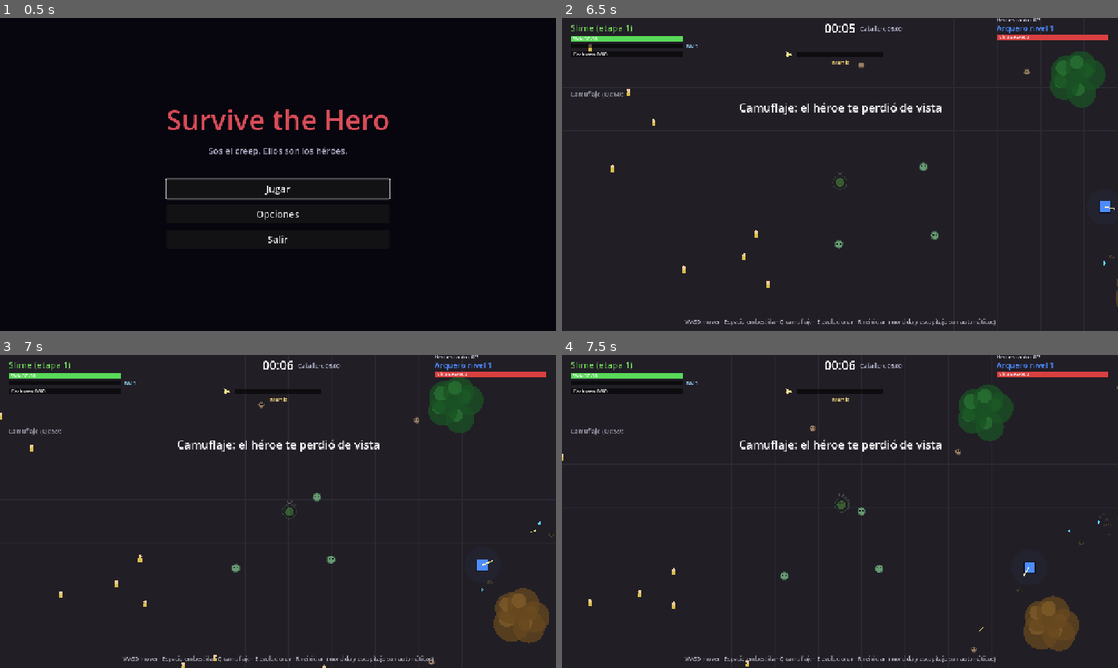
Above: before the commit, frames 1-4 (two rows, left to right).
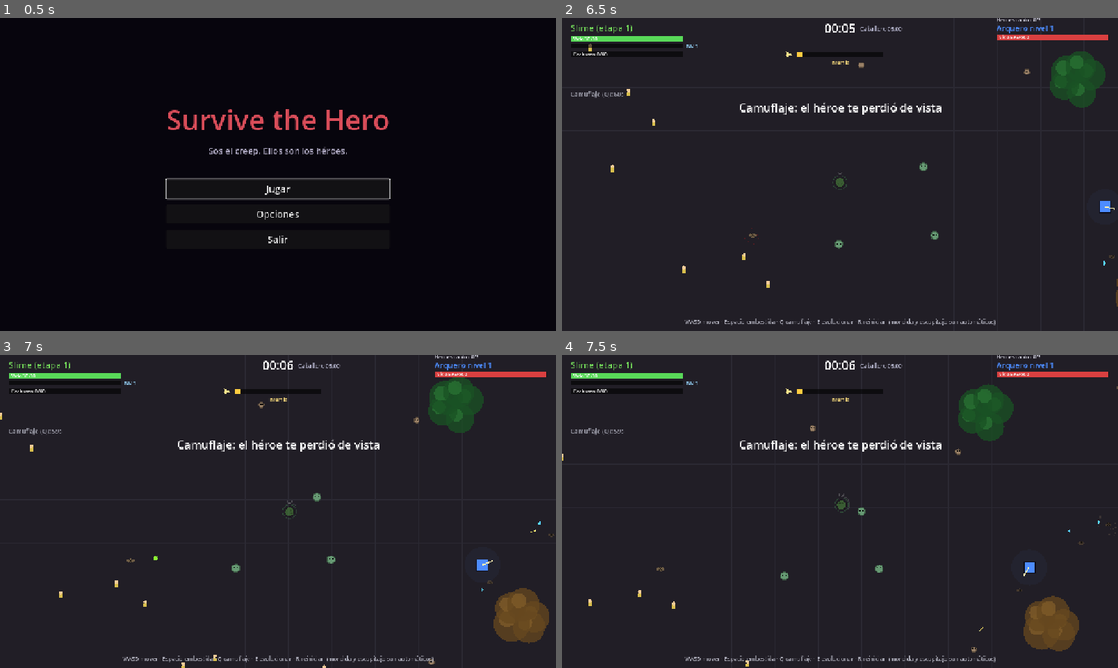
Above: after the commit, the same moments.

Repository: FedeOsorio/survive-the-hero
Game: Godot game, scene res://scenes/menu.tscn
The game is run twice, just before and just after one commit, with the same random seed, the same clock (stepped at 60 frames per second) and the same inputs.
Inputs (mouse positions are in pixels of both pictures, inside the frame that each line leads up to):
- Up to frame 1 (0.5 s): no input
- Up to frame 2 (6.5 s): click "Jugar" at 0.5 s; tap Enter (pick_confirm) at 1.25, 4.35 s; move the mouse to (962, 158) at 1.27 s; hold D (move_right) 1.28-2.03 s; tap Space (dash) at 1.35 s; click (962, 158) at 1.42 s; move the mouse to (728, 190) at 2.02 s; hold S (move_down) 2.03-2.78 s; tap 1 (pick_1) at 2.1 s; move the mouse to (895, 105) at 2.77 s; hold D (move_right) 2.78-3.53 s; tap 2 (pick_2) at 2.85 s; move the mouse to (812, 237) at 3.52 s; hold W (move_up) 3.53-4.28 s; tap 3 (pick_3) at 3.6 s; click (812, 237) at 3.67 s; move the mouse to (1006, 221) at 4.27 s; hold A (move_left) 4.28-5.78 s; move the mouse to (673, 127) at 5.02 s; tap C (rally) at 5.1 s; move the mouse to (867, 174) at 5.77 s; hold S (move_down) from 5.78 s (still down); tap Q (stealth) at 5.85 s; click (867, 174) at 5.92 s
- Up to frame 3 (7 s): move the mouse to (194, 433) at 6.52 s; release S (move_down) at 6.53 s; hold D (move_right) from 6.53 s (still down); tap Shift at 6.6 s
- Up to frame 4 (7.5 s): move the mouse to (962, 495) at 7.27 s; release D (move_right) at 7.28 s; hold W (move_up) from 7.28 s (still down); tap Keypad Enter at 7.35 s

Frame 1 is identical in both runs. In frame 2, less than 0.1% of the frame differs, in the area x 32-44%, y 10-73%; in frame 3, less than 0.1%; in frame 4, less than 0.1%, in the area x 17-100%, y 10-71%.

Commit message:
S6: escupitajo a civiles y civiles paralizados con el creep encima
Claude-Session: https://claude.ai/code/session_0131SmXs6jCLqLr1EGxSzfTS

Diff:
--- a/scripts/balance.gd
+++ b/scripts/balance.gd
@@ -72,6 +72,7 @@
 const CIVILIAN_HP := 8.0
 const CIVILIAN_SPEED := 85.0
 const CIVILIAN_FLEE_RADIUS := 220.0
+const CIVILIAN_FREEZE_RADIUS := 50.0 # con el creep tan cerca se paraliza de miedo
 const CIVILIAN_BIOMASS := 12.0
 # Comer civiles hace ruido: el héroe va a investigar el lugar.
 # El grito empieza apenas un civil sale corriendo de vos, no cuando muere.
--- a/scripts/civilian.gd
+++ b/scripts/civilian.gd
@@ -1,5 +1,6 @@
 extends Node2D
-## Civil que deambula por el mapa. Huye del creep (no si estás escondido); comerlo da mucha biomasa.
+## Civil que deambula por el mapa. Huye del creep (no si estás escondido) y, con el creep
+## encima, se paraliza de miedo; comerlo da mucha biomasa.
 ## Al empezar a huir grita y atrae al héroe, que viene a buscarte (a los civiles no los toca).
 
 const B := preload("res://scripts/balance.gd")
@@ -12,6 +13,7 @@
 var _flash := 0.0
 var _fleeing := false
 var _scream_cd := 0.0
+var _frozen := false # el creep está encima: paralizado de miedo
 
 
 func _ready() -> void:
@@ -34,8 +36,11 @@
 		_scream_cd = B.CIVILIAN_SCREAM_COOLDOWN
 		world.raise_alarm(position)
 	_fleeing = flee
-	var dodge := _dodge_dir()
-	if flee:
+	_frozen = d < B.CIVILIAN_FREEZE_RADIUS and not world.player_hidden()
+	var dodge := Vector2.ZERO if flee or _frozen else _dodge_dir()
+	if _frozen:
+		dir = Vector2.ZERO # paralizado: ni huye ni esquiva
+	elif flee:
 		dir = away / d
 	elif dodge != Vector2.ZERO:
 		# esquiva a la horda solo para que se vea: se corre al costado
@@ -76,5 +81,6 @@
 
 func _draw() -> void:
 	var skin := Color.WHITE if _flash > 0.0 else Color(0.95, 0.8, 0.6)
-	draw_rect(Rect2(-4, -2, 8, 9), Color(0.85, 0.75, 0.3))
-	draw_circle(Vector2(0, -5), 4.0, skin)
+	var o := Vector2(randf_range(-1.0, 1.0), 0.0) if _frozen else Vector2.ZERO # tiembla de miedo
+	draw_rect(Rect2(Vector2(-4, -2) + o, Vector2(8, 9)), Color(0.85, 0.75, 0.3))
+	draw_circle(Vector2(0, -5) + o, 4.0, skin)
--- a/scripts/creep.gd
+++ b/scripts/creep.gd
@@ -241,7 +241,7 @@
 	return best
 
 
-## Mordida y escupitajo automáticos. Prioridad: héroe, Paladín y civiles (estos solo con la mordida).
+## Mordida y escupitajo automáticos. Prioridad: héroe, Paladín y civiles (con la mordida y, sin héroe a tiro, el escupitajo).
 func _auto_attack() -> void:
 	var hero = world.hero
 	if _bite_cd <= 0.0:
@@ -276,7 +276,9 @@
 		if hero != null and position.distance_to(hero.position) <= B.SPIT_RANGE:
 			target = hero
 		else:
-			target = _closest(world.infamy.paladins, B.SPIT_RANGE) # a los civiles nunca: mordida o embestida
+			target = _closest(world.infamy.paladins, B.SPIT_RANGE)
+			if target == null:
+				target = _closest(world.civilians, B.SPIT_RANGE) # sin héroe a tiro, al civil más cercano
 		if target != null:
 			_spit_cd = spit_cooldown()
 			world.bushes.reveal()
